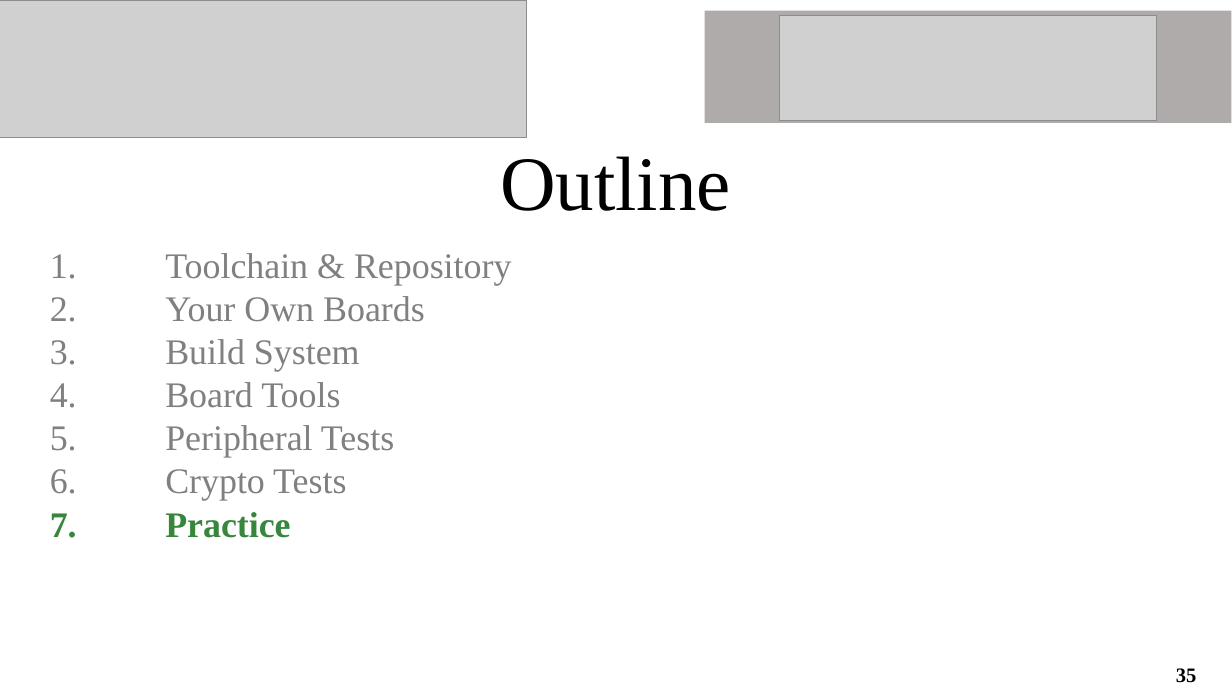
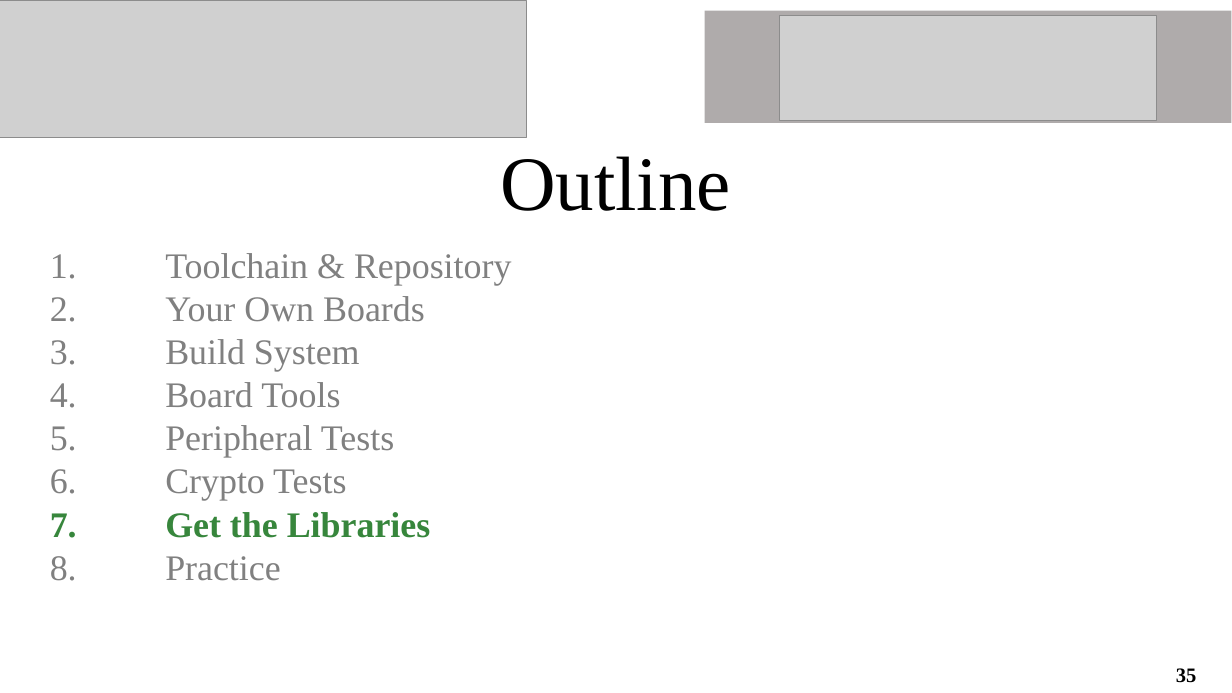
Before and after one commit to Khaiduy/chipyard-edhoc, a slide deck: slide 35 of fpga/sw/export/docs/slides/02_Software_environment_and_tests.pptx. Drawn at 1232x693 pixels with LibreOffice and Linux fonts; fonts in the diff are those of the drawing; grey boxes stand for pictures. Boxes give left, top, right and bottom in pixels: in the first picture for what was removed or moved away, otherwise in the second. Text is boxed around its words. In the diff, an @@ line names an element or a change of style, - is before the commit and + after.

```diff
--- a/fpga/sw/export/docs/slides/02_Software_environment_and_tests.pptx
+++ b/fpga/sw/export/docs/slides/02_Software_environment_and_tests.pptx
@@ text at [165,512,430,538]: paragraph added @@
+7. Get the Libraries
@@ text at [165,556,280,581]: text colour #37863C to #808080, bold off in "Practice" @@
```
Also in this commit, not shown: 12 other slides changed, 11 slides added, 5 other files.
